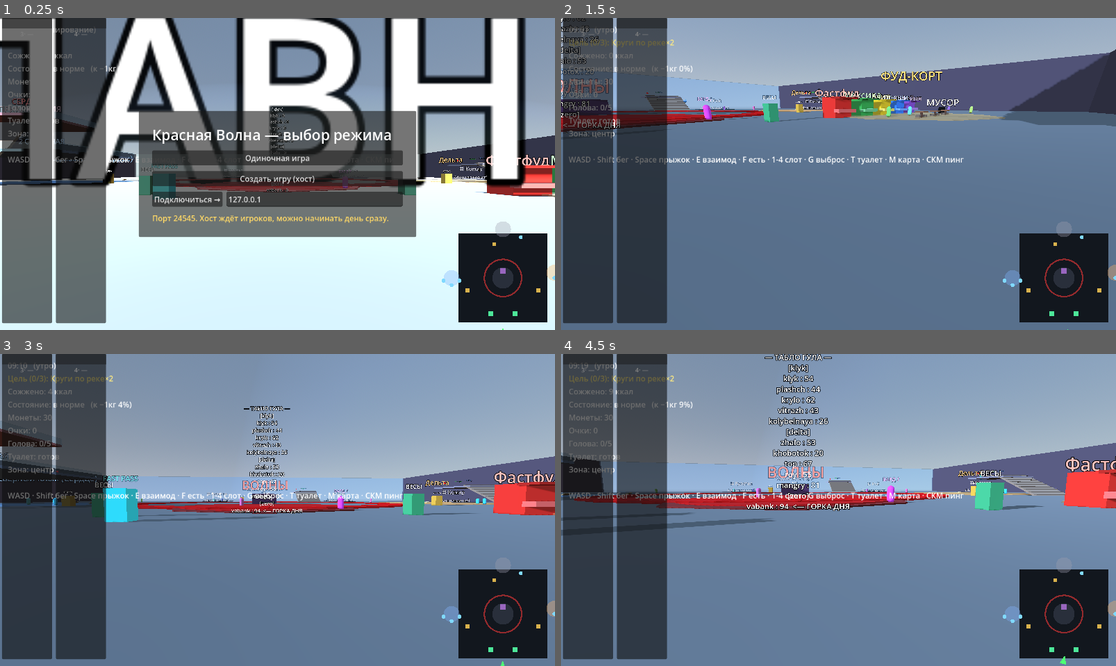
Above: before the commit, frames 1-4 (two rows, left to right).
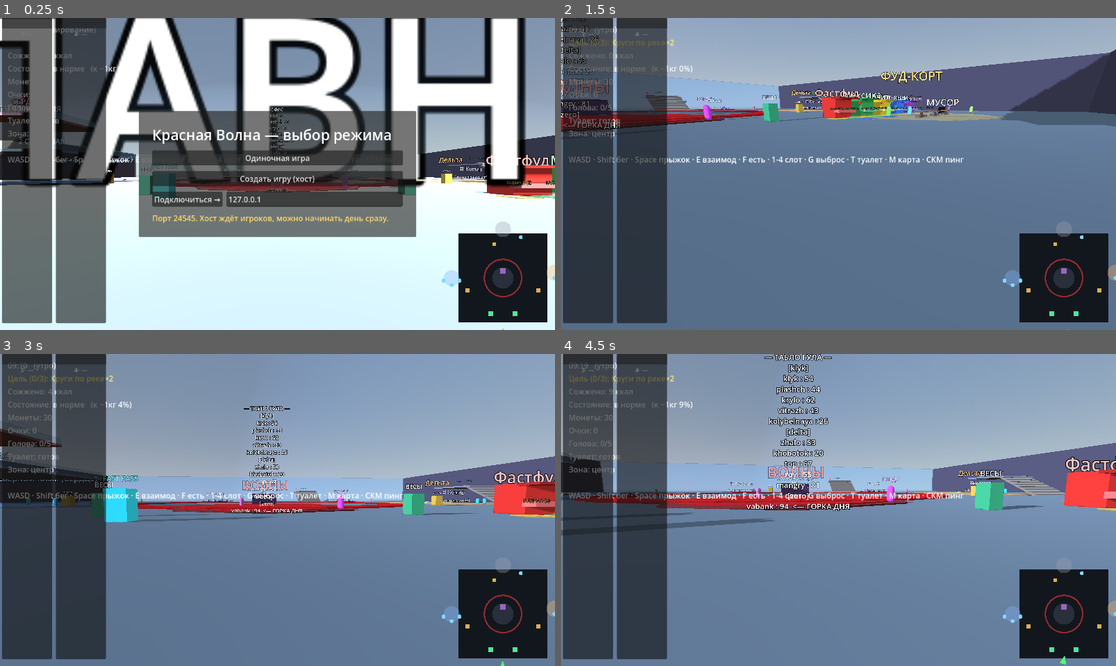
Above: after the commit, the same moments.

Repository: evangelipeep/Red-Wave
Game: Godot game, scene res://world/ParkGreybox.tscn
The game is run twice, just before and just after one commit, with the same random seed, the same clock (stepped at 60 frames per second) and the same inputs. The project has no main scene, so this scene is started directly.
Inputs (mouse positions are in pixels of both pictures, inside the frame that each line leads up to):
- Up to frame 1 (0.25 s): no input
- Up to frame 2 (1.5 s): click "Одиночная игра" at 0.5 s; tap Enter (ui_accept) at 1.25 s; drag from (1066, 276) to (894, 105) at 1.27 s
- Up to frame 3 (3 s): move the mouse to (249, 510) at 2.02 s; hold W (move_forward) from 2.03 s (still down); tap F (eat_food) at 2.1 s; click (249, 510) at 2.17 s; tap Space (jump) at 2.27 s; tap E (interact) at 2.3 s; move the mouse to (288, 503) at 2.77 s; hold E (interact) from 2.78 s (still down); click (288, 503) at 2.92 s
- Up to frame 4 (4.5 s): keep holding W (move_forward); move the mouse to (832, 516) at 3.52 s; release E (interact) at 3.53 s; tap 1 (inv_1) at 3.6 s; click (832, 516) at 3.67 s; tap Space (jump) at 3.77 s; tap E (interact) at 3.8 s; move the mouse to (877, 513) at 4.27 s; hold 2 (inv_2) from 4.28 s (still down); click (877, 513) at 4.42 s

The runs differ from the first frame. In frame 1, 0.1% of the frame differs, in the area x 89-100%, y 52-58%; in frame 2, 0.2%, in the area x 47-68%, y 26-33%; in frame 3, 0.1%; in frame 4, less than 0.1%.

Commit message:
feat(food): этап 3a — цикл заказа (очередь/светофор/меню/кухня/выдача/еда)
StallPOI: 3 зоны (ОЧЕРЕДЬ→ЗАКАЗ→ВЫДАЧА), светофор «можно заказывать»
(на фуд-корте очередь не проскочить — заказ только на зелёный, без
fast-pass/штрафа), FIFO-кухня (готовка по времени, дольше при загрузке),
пищалка-трекер. Меню StallMenuOverlay (выбор блюд, сумма, оплата монет).
Забор готового — в зоне ВЫДАЧИ без очереди. Еда из слота — только в зоне.
EventBus.ui_modal замораживает игрока в меню. Проверено headless
(--foodtest): заказ→готов→забор→съел (вес+баф heavy, поднос освободился).

Co-Authored-By: Claude Opus 4.8 <noreply@anthropic.com>

Diff:
--- a/autoload/EventBus.gd
+++ b/autoload/EventBus.gd
@@ -25,4 +25,5 @@
 signal run_block_changed(blocked: bool)                     # блокировка бега (наказание)
 signal interact_pressed()                                   # игрок нажал E (заказ/забор/подбор еды)
 signal throw_food_pressed()                                 # игрок нажал G (выброс активного подноса)
+signal ui_modal(open: bool)                                 # открыто/закрыто модальное окно (меню/диалог) — заморозка игрока
 @warning_ignore_restore("unused_signal")
--- a/autoload/RunState.gd
+++ b/autoload/RunState.gd
@@ -170,6 +170,13 @@
 func can_take_tray() -> bool:
 	return trays.size() < MAX_TRAYS
 
+# Есть ли уже выданная пищалка (заказ) этой лавки.
+func has_pending(stall_id: String) -> bool:
+	for o in pending_orders:
+		if o["stall_id"] == stall_id:
+			return true
+	return false
+
 # Оформлен заказ в лавке: выдаём пищалку. ready_at — доля дня готовности.
 func add_pending_order(stall_id: String, ready_at: float, dishes: Array) -> void:
 	pending_orders.append({
--- a/player/PlayerController.gd
+++ b/player/PlayerController.gd
@@ -46,6 +46,7 @@
 
 var _active: bool = false   # игрок управляем только во время забега (не на планировании)
 var _map_open: bool = false # открыта карта M — управление заморожено (без паузы мира)
+var _ui_modal: bool = false # открыто модальное окно (меню лавки/диалог) — заморозка
 var _ping_cd: float = 0.0   # кулдаун пинга
 
 # Палитра цветов игроков для пингов/меток (MARKER_COLORS = 4).
@@ -61,6 +62,7 @@
 	EventBus.run_planning_started.connect(_on_run_planning)
 	Clock.day_finished.connect(_on_run_planning)   # конец дня — тоже заморозка
 	EventBus.map_opened.connect(_on_map_opened)
+	EventBus.ui_modal.connect(func(open: bool): _ui_modal = open)
 	if has_node("WaterSensor"):
 		var ws: Area3D = $WaterSensor
 		ws.area_entered.connect(_on_water_entered)
@@ -82,7 +84,7 @@
 		velocity = Vector3.ZERO
 
 func _unhandled_input(event: InputEvent) -> void:
-	if not _active or _map_open:
+	if not _active or _map_open or _ui_modal:
 		return
 	if event is InputEventMouseMotion and Input.mouse_mode == Input.MOUSE_MODE_CAPTURED:
 		var mm := event as InputEventMouseMotion
@@ -136,8 +138,8 @@
 func _physics_process(delta: float) -> void:
 	if _ping_cd > 0.0:
 		_ping_cd -= delta
-	if not _active or _map_open:
-		return          # планирование/карта — игрок заморожен (мир продолжает идти)
+	if not _active or _map_open or _ui_modal:
+		return          # планирование/карта/меню — игрок заморожен (мир продолжает идти)
 	if riding:
 		return          # позицию задаёт SlideRail через ride_to()
 	if swimming:
--- a/systems/poi/StallPOI.gd
+++ b/systems/poi/StallPOI.gd
@@ -1,16 +1,44 @@
 extends Node3D
 class_name StallPOI
-## Лавка фуд-корта. Этап 2 — только визуал (корпус/прилавок/вывеска цвета лавки).
-## Этап 3 добавит 3 зоны (очередь/заказ/выдача), меню, оплату, пищалку и FIFO-кухню.
+## Лавка фуд-корта: визуал + 3 зоны (ОЧЕРЕДЬ → ЗАКАЗ → ВЫДАЧА), светофор «ваша очередь
+## заказывать», меню (StallMenuOverlay), оплата, пищалка-трекер и FIFO-кухня (готовка
+## по времени, тем дольше — чем больше заказов впереди).
+##
+## На фуд-корте очередь НЕ проскочить: нет fast-pass и штрафа — заказ открывается только
+## на ЗЕЛЁНЫЙ (впереди никого). Забор готового — в отдельной зоне ВЫДАЧИ, без очереди.
+## NPC в очереди и скрытая популярность — этап 4; сеть — этап 5.
 
 @export var stall_id: String = "fastfood"
 
+const ORDER_OFFSET := Vector3(0, 1.5, 3.0)     # встать сюда, чтобы заказать (на зелёный)
+const QUEUE_OFFSET := Vector3(0, 1.5, 5.8)     # линия ожидания позади
+const PICKUP_OFFSET := Vector3(-3.4, 1.5, 3.0) # зона выдачи (сбоку, без очереди)
+const DAY_MINUTES := 720.0                     # день = 12 игр.часов
+const COOK_MIN := 5.0                          # базовая готовка (игр.минуты)
+
+var _order_zone: Area3D
+var _queue_zone: Area3D
+var _pickup_zone: Area3D
+var _light_green: MeshInstance3D
+var _light_red: MeshInstance3D
+
+var _npc_queue: Array = []      # NPC в очереди заказа (этап 4)
+var _order_present := false     # локальный игрок в зоне заказа
+var _queue_present := false     # локальный игрок в зоне ожидания
+var _pickup_present := false    # локальный игрок в зоне выдачи
+var _player_ahead := 0          # NPC впереди игрока (этап 4; пока 0)
+var _cook_load := 0             # сколько заказов сейчас готовится (для времени ожидания)
+var _was_green := false
+
 func _ready() -> void:
+	add_to_group("stall")
 	_build_visuals()
+	_build_zones()
+	_build_light()
+	EventBus.interact_pressed.connect(_on_interact)
 
 func _build_visuals() -> void:
 	var col := FoodMenu.stall_color(stall_id)
-	# Корпус лавки.
 	var body := CSGBox3D.new()
 	body.size = Vector3(4.0, 3.0, 2.6)
 	body.position = Vector3(0, 1.5, 0)
@@ -18,7 +46,6 @@
 	body.material = _mat(col)
 	body.add_to_group("navsource")
 	add_child(body)
-	# Прилавок (светлее корпуса) спереди (+Z — куда подходит игрок).
 	var counter := CSGBox3D.new()
 	counter.size = Vector3(4.4, 0.5, 1.0)
 	counter.position = Vector3(0, 1.05, 1.7)
@@ -26,13 +53,11 @@
 	counter.material = _mat(col.lightened(0.3))
 	counter.add_to_group("navsource")
 	add_child(counter)
-	# Козырёк.
 	var awning := CSGBox3D.new()
 	awning.size = Vector3(4.6, 0.25, 1.6)
 	awning.position = Vector3(0, 2.9, 1.6)
 	awning.material = _mat(col.darkened(0.2))
 	add_child(awning)
-	# Вывеска.
 	var label := Label3D.new()
 	label.text = FoodMenu.stall_name(stall_id)
 	label.font_size = 80
@@ -43,7 +68,110 @@
 	label.position = Vector3(0, 3.7, 0)
 	add_child(label)
 
-func _mat(c: Color) -> StandardMaterial3D:
+func _build_zones() -> void:
+	_queue_zone = _make_zone("StallQueue", QUEUE_OFFSET, Vector3(4, 3, 3))
+	_queue_zone.body_entered.connect(func(b: Node3D): if b is PlayerController: _queue_present = true)
+	_queue_zone.body_exited.connect(func(b: Node3D): if b is PlayerController: _queue_present = false)
+	_order_zone = _make_zone("StallOrder", ORDER_OFFSET, Vector3(3, 3, 2))
+	_order_zone.body_entered.connect(func(b: Node3D): if b is PlayerController: _order_present = true)
+	_order_zone.body_exited.connect(func(b: Node3D): if b is PlayerController: _order_present = false)
+	_pickup_zone = _make_zone("StallPickup", PICKUP_OFFSET, Vector3(2.6, 3, 2.4))
+	_pickup_zone.body_entered.connect(func(b: Node3D): if b is PlayerController: _pickup_present = true)
+	_pickup_zone.body_exited.connect(func(b: Node3D): if b is PlayerController: _pickup_present = false)
+	_zone_marker(ORDER_OFFSET, Color(0.3, 1.0, 0.4, 0.5), "ЗАКАЗ (E)")
+	_zone_marker(QUEUE_OFFSET, Color(0.3, 0.5, 1.0, 0.5), "ОЧЕРЕДЬ")
+	_zone_marker(PICKUP_OFFSET, Color(1.0, 0.8, 0.3, 0.5), "ВЫДАЧА (E)")
+
+func _make_zone(zone_name: String, offset: Vector3, size: Vector3) -> Area3D:
+	var a := Area3D.new()
+	a.name = zone_name
+	var cs := CollisionShape3D.new()
+	var box := BoxShape3D.new()
+	box.size = size
+	cs.shape = box
+	a.add_child(cs)
+	a.position = offset
+	add_child(a)
+	return a
+
+func _zone_marker(offset: Vector3, col: Color, text: String) -> void:
+	var m := CSGBox3D.new()
+	m.size = Vector3(2.4, 0.1, 1.8)
+	m.position = Vector3(offset.x, 0.06, offset.z)
+	m.material = _mat(col, true)
+	add_child(m)
+	var lb := Label3D.new()
+	lb.text = text
+	lb.billboard = BaseMaterial3D.BILLBOARD_ENABLED
+	lb.font_size = 36
+	lb.pixel_size = 0.011
+	lb.outline_size = 8
+	lb.modulate = col
+	lb.position = Vector3(offset.x, 1.4, offset.z)
+	add_child(lb)
+
+func _build_light() -> void:
+	var post := ORDER_OFFSET + Vector3(1.9, 0.4, 0)
+	_light_red = _light_sphere(Color(1, 0.1, 0.1), post + Vector3(0, 0.35, 0))
+	_light_green = _light_sphere(Color(0.1, 1, 0.2), post)
+	_light_green.visible = false
+
+func _light_sphere(col: Color, local_pos: Vector3) -> MeshInstance3D:
+	var m := MeshInstance3D.new()
+	var s := SphereMesh.new()
+	s.radius = 0.2
+	s.height = 0.4
+	m.mesh = s
+	var mat := StandardMaterial3D.new()
+	mat.albedo_color = col
+	mat.emission_enabled = true
+	mat.emission = col
+	m.material_override = mat
+	m.position = local_pos
+	add_child(m)
+	return m
+
+func _process(_delta: float) -> void:
+	var green := _order_present and _player_ahead <= 0
+	if _light_green:
+		_light_green.visible = green
+	if _light_red:
+		_light_red.visible = not green
+	if green and not _was_green and not RunState.has_pending(stall_id):
+		EventBus.toast.emit("🟢 %s: можно заказывать (E)" % FoodMenu.stall_name(stall_id))
+	_was_green = green
+
+# E — забор готового (в зоне выдачи, без очереди) или заказ (в зоне заказа, на зелёный).
+func _on_interact() -> void:
+	if _pickup_present and RunState.has_ready_order(stall_id):
+		RunState.collect_order(stall_id)
+		return
+	if not _order_present:
+		return
+	if RunState.has_pending(stall_id):
+		EventBus.toast.emit("Заказ уже принят — заберите его в зоне ВЫДАЧИ.")
+		return
+	if _player_ahead > 0:
+		EventBus.toast.emit("Очередь не проскочить — впереди %d, ждите." % _player_ahead)
+		return
+	var menu := get_tree().get_first_node_in_group("stall_menu")
+	if menu != null:
+		menu.open(self)
+
+# Меню зовёт после выбора и списания монет: рассчитываем готовку и выдаём пищалку.
+func place_order(order_dishes: Array) -> void:
+	var cook_frac := (COOK_MIN / DAY_MINUTES) * float(1 + _cook_load)
+	var ready_at := Clock.day_fraction + cook_frac
+	_cook_load += 1
+	RunState.add_pending_order(stall_id, ready_at, order_dishes)
+	# Снять нагрузку кухни, когда заказ должен быть готов (реальные секунды).
+	var secs: float = maxf(cook_frac * GameConstants.run_length, 0.1)
+	get_tree().create_timer(secs).timeout.connect(func(): _cook_load = maxi(_cook_load - 1, 0))
+
+func _mat(c: Color, transparent: bool = false) -> StandardMaterial3D:
 	var m := StandardMaterial3D.new()
 	m.albedo_color = c
+	if transparent:
+		m.transparency = BaseMaterial3D.TRANSPARENCY_ALPHA
+		m.cull_mode = BaseMaterial3D.CULL_DISABLED
 	return m
--- /dev/null
+++ b/ui/StallMenuOverlay.gd
@@ -0,0 +1,123 @@
+extends CanvasLayer
+## Меню заказа в лавке: выбрать блюда (можно несколько), увидеть сумму, оплатить и заказать.
+## Замораживает игрока через EventBus.ui_modal. Открывается StallPOI._on_interact(self).
+
+var _stall: StallPOI
+var _sel: Array = []          # выбранные блюда (dish-словари из FoodMenu)
+var _total_label: Label
+
+func _ready() -> void:
+	add_to_group("stall_menu")
+	visible = false
+
+func open(stall: StallPOI) -> void:
+	_stall = stall
+	_sel = []
+	_build()
+	visible = true
+	EventBus.ui_modal.emit(true)
+	Input.mouse_mode = Input.MOUSE_MODE_VISIBLE
+
+func _close() -> void:
+	visible = false
+	EventBus.ui_modal.emit(false)
+	Input.mouse_mode = Input.MOUSE_MODE_CAPTURED
+
+func _unhandled_input(event: InputEvent) -> void:
+	if visible and event.is_action_pressed("ui_cancel"):
+		_close()
+		get_viewport().set_input_as_handled()
+
+func _build() -> void:
+	for c in get_children():
+		remove_child(c)
+		c.queue_free()
+	var sid := _stall.stall_id
+	var col := FoodMenu.stall_color(sid)
+	var center := CenterContainer.new()
+	center.set_anchors_preset(Control.PRESET_FULL_RECT)
+	add_child(center)
+	var panel := PanelContainer.new()
+	center.add_child(panel)
+	var margin := MarginContainer.new()
+	for side in ["left", "top", "right", "bottom"]:
+		margin.add_theme_constant_override("margin_" + side, 26)
+	panel.add_child(margin)
+	var v := VBoxContainer.new()
+	v.custom_minimum_size = Vector2(460, 0)
+	v.add_theme_constant_override("separation", 10)
+	margin.add_child(v)
+
+	var title := Label.new()
+	title.add_theme_font_size_override("font_size", 28)
+	title.modulate = col.lightened(0.4)
+	title.text = "Лавка: %s" % FoodMenu.stall_name(sid)
+	v.add_child(title)
+
+	for d in FoodMenu.dishes(sid):
+		var row := HBoxContainer.new()
+		row.add_theme_constant_override("separation", 8)
+		v.add_child(row)
+		var nm := Label.new()
+		nm.text = "%s — %d мон." % [str(d["name"]), int(d["price"])]
+		nm.size_flags_horizontal = Control.SIZE_EXPAND_FILL
+		row.add_child(nm)
+		var add_btn := Button.new()
+		add_btn.text = "＋"
+		add_btn.pressed.connect(_on_add.bind(d))
+		row.add_child(add_btn)
+
+	_total_label = Label.new()
+	_total_label.modulate = Color(1, 0.9, 0.4)
+	v.add_child(_total_label)
+
+	var actions := HBoxContainer.new()
+	actions.add_theme_constant_override("separation", 8)
+	v.add_child(actions)
+	var clear_btn := Button.new()
+	clear_btn.text = "Очистить"
+	clear_btn.pressed.connect(_on_clear)
+	actions.add_child(clear_btn)
+	var order_btn := Button.new()
+	order_btn.text = "Заказать"
+	order_btn.pressed.connect(_on_order)
+	actions.add_child(order_btn)
+	var cancel_btn := Button.new()
+	cancel_btn.text = "Отмена (Esc)"
+	cancel_btn.pressed.connect(_close)
+	actions.add_child(cancel_btn)
+	_update_total()
+
+func _on_add(d: Dictionary) -> void:
+	_sel.append(d)
+	_update_total()
+
+func _on_clear() -> void:
+	_sel.clear()
+	_update_total()
+
+func _update_total() -> void:
+	var t := 0
+	var counts: Dictionary = {}
+	for d in _sel:
+		t += int(d["price"])
+		counts[d["name"]] = int(counts.get(d["name"], 0)) + 1
+	var parts: Array = []
+	for k in counts:
+		parts.append("%s×%d" % [str(k), int(counts[k])])
+	var sel_text := ", ".join(parts) if not parts.is_empty() else "ничего"
+	_total_label.text = "Выбрано: %s\nСумма: %d монет (у вас %d)" % [sel_text, t, RunState.coins]
+
+func _on_order() -> void:
+	if _sel.is_empty():
+		EventBus.toast.emit("Выберите хотя бы одно блюдо.")
+		return
+	var t := 0
+	for d in _sel:
+		t += int(d["price"])
+	if RunState.coins < t:
+		EventBus.toast.emit("Не хватает монет: нужно %d." % t)
+		return
+	RunState.coins -= t
+	_stall.place_order(_sel)
+	_close()
--- /dev/null
+++ b/ui/StallMenuOverlay.tscn
@@ -0,0 +1,7 @@
+[gd_scene load_steps=2 format=3 uid="uid://drwstallmenu01"]
+
+[ext_resource type="Script" path="res://ui/StallMenuOverlay.gd" id="1"]
+
+[node name="StallMenuOverlay" type="CanvasLayer"]
+layer = 6
+script = ExtResource("1")
--- a/world/ParkGreybox.tscn
+++ b/world/ParkGreybox.tscn
@@ -1,7 +1,8 @@
-[gd_scene load_steps=16 format=3 uid="uid://drwparkgb0001"]
+[gd_scene load_steps=17 format=3 uid="uid://drwparkgb0001"]
 
 [ext_resource type="Script" path="res://world/RunBootstrap.gd" id="1"]
 [ext_resource type="PackedScene" path="res://ui/LobbyOverlay.tscn" id="14"]
+[ext_resource type="PackedScene" path="res://ui/StallMenuOverlay.tscn" id="15"]
 [ext_resource type="Script" path="res://world/Lighting.gd" id="2"]
 [ext_resource type="Script" path="res://world/ParkBuilder.gd" id="3"]
 [ext_resource type="PackedScene" path="res://player/Player.tscn" id="4"]
@@ -77,3 +78,5 @@
 [node name="FinaleScreen" parent="." instance=ExtResource("9")]
 
 [node name="LobbyOverlay" parent="." instance=ExtResource("14")]
+
+[node name="StallMenuOverlay" parent="." instance=ExtResource("15")]
Not shown, added: ui/StallMenuOverlay.gd.uid
